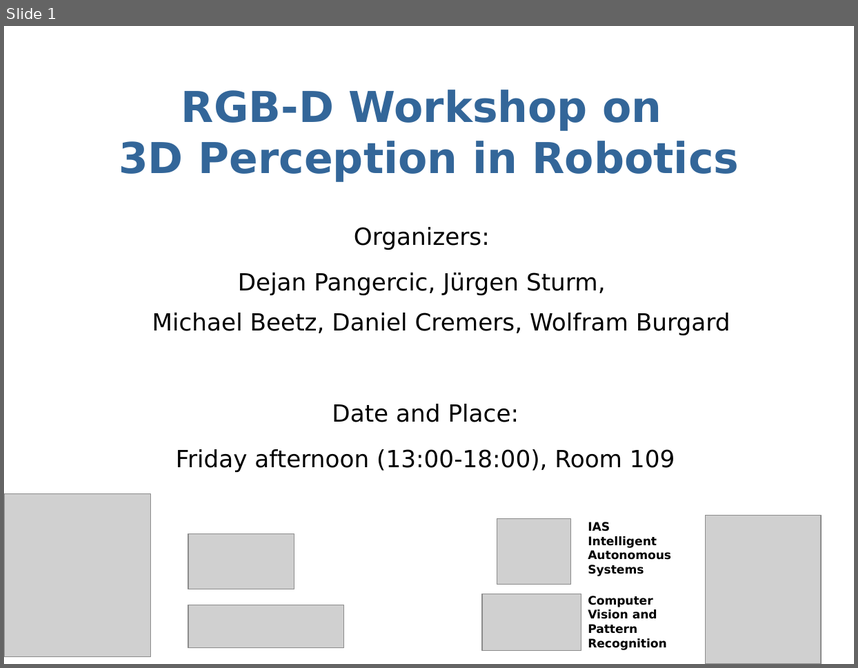
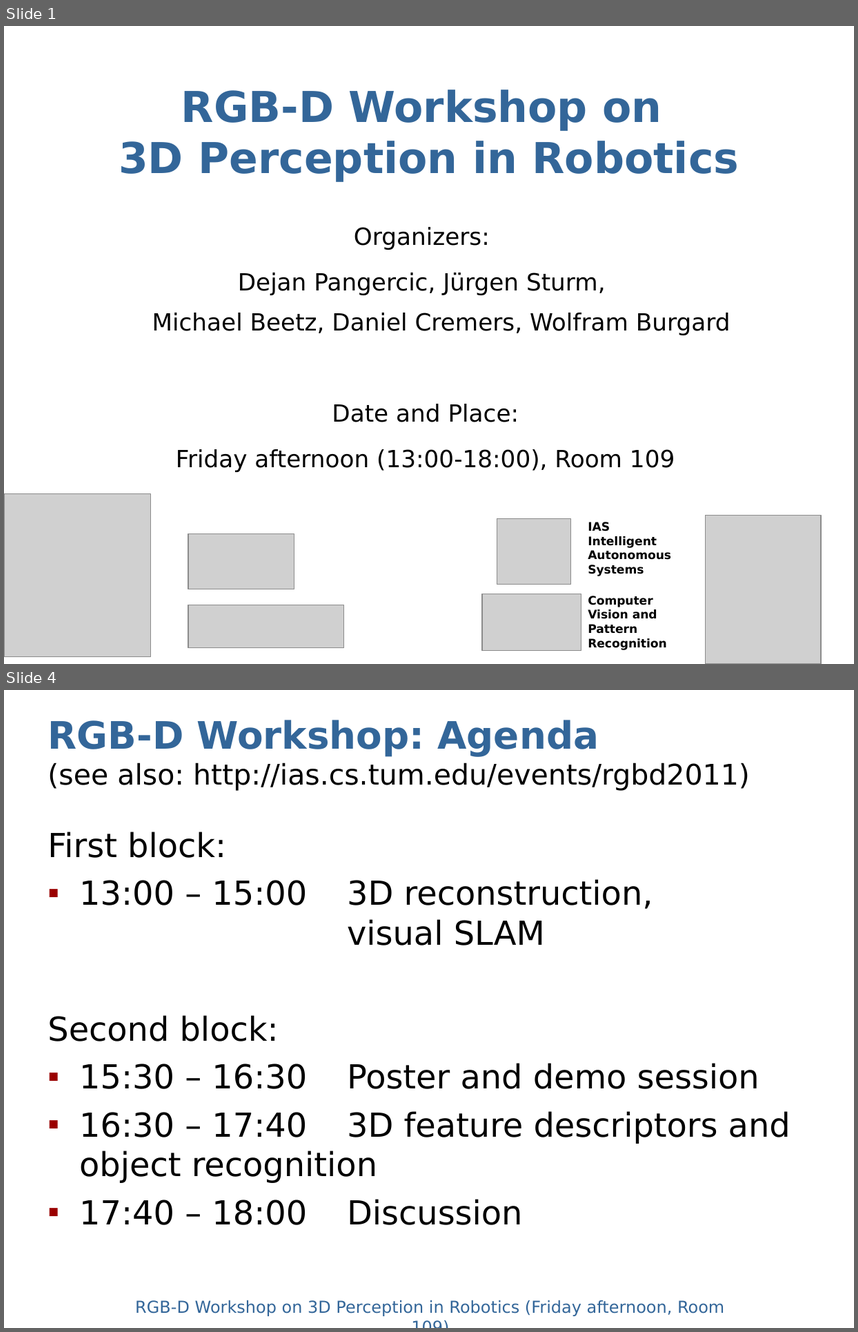
Before and after one commit to dejanpan/rgbd2011, a slide deck: presentations/sturm11rgbd-spotlight.ppt. Shown one above the other, each under a label of ours: slide 1 before the commit, slides 1 and 4 after it; the slides between them are not shown. The pictures are 858x668 and 858x1332 pixels, drawn with LibreOffice and Linux fonts; fonts in the diff are those of the drawing; grey boxes stand for pictures. Boxes give left, top, right and bottom in pixels: in the first picture for what was removed or moved away, otherwise in the second. Text is boxed around its words. In the diff, an @@ line names an element or a change of style, - is before the commit and + after.

```diff
--- a/presentations/sturm11rgbd-spotlight.ppt
+++ b/presentations/sturm11rgbd-spotlight.ppt
@@ slide 4 added at [4, 690, 854, 1328], background #FFFFFF @@
@@ text added at [47, 720, 750, 791], 24 pt, text #000000 @@
+RGB-D Workshop: Agenda
+(see also: http://ias.cs.tum.edu/events/rgbd2011)
@@ text added at [47, 831, 791, 1225], 28 pt, text #000000 @@
+First block:
+▪ 13:00 – 15:00 3D reconstruction,
+  visual SLAM
+Second block:
+▪ 15:30 – 16:30 Poster and demo session
+▪ 16:30 – 17:40 3D feature descriptors and object recognition
+▪ 17:40 – 18:00 Discussion
@@ text added at [135, 1299, 724, 1316], 14 pt, text #336699 @@
+RGB-D Workshop on 3D Perception in Robotics (Friday afternoon, Room 109)
```
Also in this commit, not shown: 2 slides changed, 1 other file.
